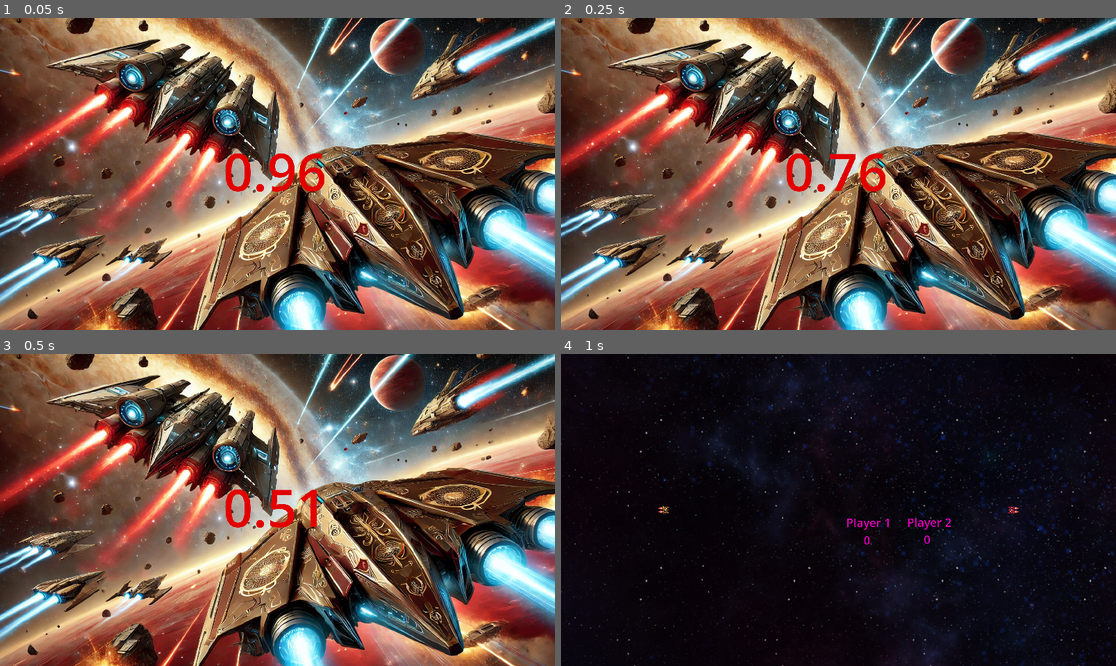
Above: before the commit, frames 1-4 (two rows, left to right).
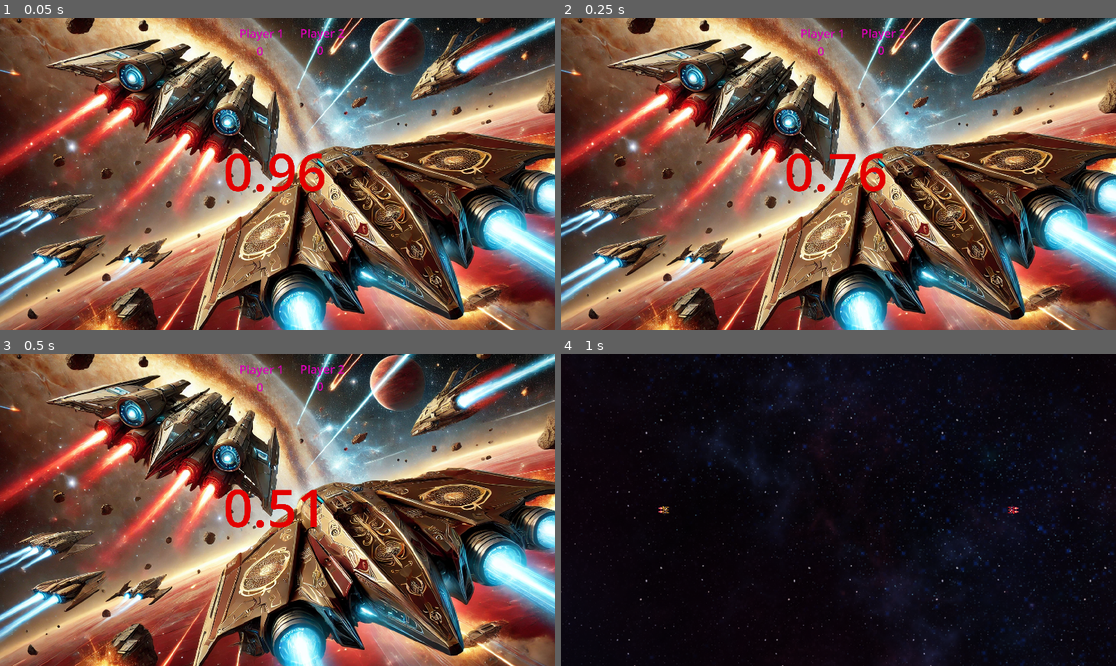
Above: after the commit, the same moments.

Repository: paul-asvb/dragonfly-red
Game: Godot game, scene res://scenes/root.tscn
Two runs of this game, one before a commit and one after it. Both use one fixed random seed, a clock stepped at 60 frames per second and the inputs below.
Inputs:
- Up to frame 1 (0.05 s): no input
- Up to frame 2 (0.25 s): no input
- Up to frame 3 (0.5 s): no input
- Up to frame 4 (1 s): hold Right (player01_right) from 0.53 s (still down); tap Down (player01_shoot) at 0.6 s

The runs differ from the first frame. In frame 1, 0.2% of the frame differs, in the area x 43-62%, y 3-13%; in frame 2, 0.2%; in frame 3, 0.2%; in frame 4, 0.2%.

Commit message:
reset with point working

Diff:
--- a/scenes/root.tscn
+++ b/scenes/root.tscn
@@ -1,10 +1,13 @@
-[gd_scene load_steps=3 format=3 uid="uid://klfswh2vs5qd"]
+[gd_scene load_steps=4 format=3 uid="uid://klfswh2vs5qd"]
 
 [ext_resource type="Script" path="res://scripts/root.gd" id="1_owenm"]
 [ext_resource type="Texture2D" uid="uid://kycsg3ax7qcd" path="res://assets/bg/intro.png" id="2_t1ala"]
+[ext_resource type="PackedScene" uid="uid://bqjwkg80s5og1" path="res://scenes/score.tscn" id="3_nxh01"]
 
 [node name="root" type="Node2D"]
 script = ExtResource("1_owenm")
+
+[node name="game_node" type="Node" parent="."]
 
 [node name="Intro" type="Sprite2D" parent="."]
 position = Vector2(991.5, 566.5)
@@ -22,3 +25,9 @@
 theme_override_colors/default_color = Color(0.891291, 4.18738e-06, 8.66354e-07, 1)
 theme_override_font_sizes/normal_font_size = 180
 text = "Start"
+
+[node name="Score" parent="." instance=ExtResource("3_nxh01")]
+position = Vector2(801, 10)
+
+[connection signal="tree_entered" from="." to="." method="_on_tree_entered"]
+[connection signal="tree_exited" from="." to="." method="_on_tree_exited"]
--- a/scripts/bullet.gd
+++ b/scripts/bullet.gd
@@ -1,8 +1,8 @@
 class_name Bullet
 extends Node2D
 
-const SPEED = 200;
-const ttl = 2.0;
+const SPEED = 10000;
+const ttl = 10.0;
 var belongs_to = 0;
 @onready var screen_size = get_viewport_rect().size
 
--- a/scripts/game.gd
+++ b/scripts/game.gd
@@ -6,7 +6,6 @@
 var spaceship2
 
 func _ready() -> void:
-	print("game")
 	spaceship1 = SPACESHIP.instantiate().with_data(1)
 	add_child(spaceship1)
 	spaceship1.rotation_degrees = 90;
@@ -18,8 +17,8 @@
 	spaceship2.position = Vector2(600,0)
 
 func reset(int) -> void:
-	await get_tree().create_timer(2).timeout
-	get_tree().reload_current_scene()
+	await get_tree().create_timer(1).timeout
+	queue_free()
 
 
 func _on_tree_exited() -> void:
--- a/scripts/root.gd
+++ b/scripts/root.gd
@@ -2,24 +2,23 @@
 
 const GAME = preload("res://scenes/game.tscn")
 const SCORE = preload("res://scenes/score.tscn")
-var game: Game;
 
-# Called when the node enters the scene tree for the first time.
 func _ready() -> void:
-	$Timer.start()
-	await  $Timer.timeout
-	game = GAME.instantiate()
-	add_child(game)
-	add_child(SCORE.instantiate())
+	reset(0)
 
-
-
-# Called every frame. 'delta' is the elapsed time since the previous frame.
-func reset(int) -> void:
-	print("reset")
 
 func _process(delta: float) -> void:
 	$Countdown.text = str($Timer.time_left).pad_decimals(2)
+
+func reset(int) -> void:
+	print("trset")
+	$Countdown.visible = true
+	$Intro.visible = true
+	$Timer.start()
+	await  $Timer.timeout
+	$Countdown.visible = false
+	$Intro.visible = false
+	$game_node.add_child(GAME.instantiate())
 
 func _on_tree_exited() -> void:
 	EventBus.spaceship_hit.disconnect(reset)
--- a/scripts/score.gd
+++ b/scripts/score.gd
@@ -3,8 +3,8 @@
 var score_p1=0
 var score_p2=0
 
-func run(id) -> void:
 
+func count_up(id) -> void:
 	if id == 1:
 		score_p1 = score_p1+ 1
 		$p1.text = str(score_p1)
@@ -13,12 +13,10 @@
 		score_p2 = score_p2+ 1
 		$p2.text = str(score_p2)
 
-func _process(delta: float) -> void:
-	pass
 
 
 func _on_tree_exiting() -> void:
-	EventBus.spaceship_hit.disconnect(run)
+	EventBus.spaceship_hit.disconnect(count_up)
 
 func _on_tree_entered() -> void:
-	EventBus.spaceship_hit.connect(run)
+	EventBus.spaceship_hit.connect(count_up)
Not shown, changed: README.md
